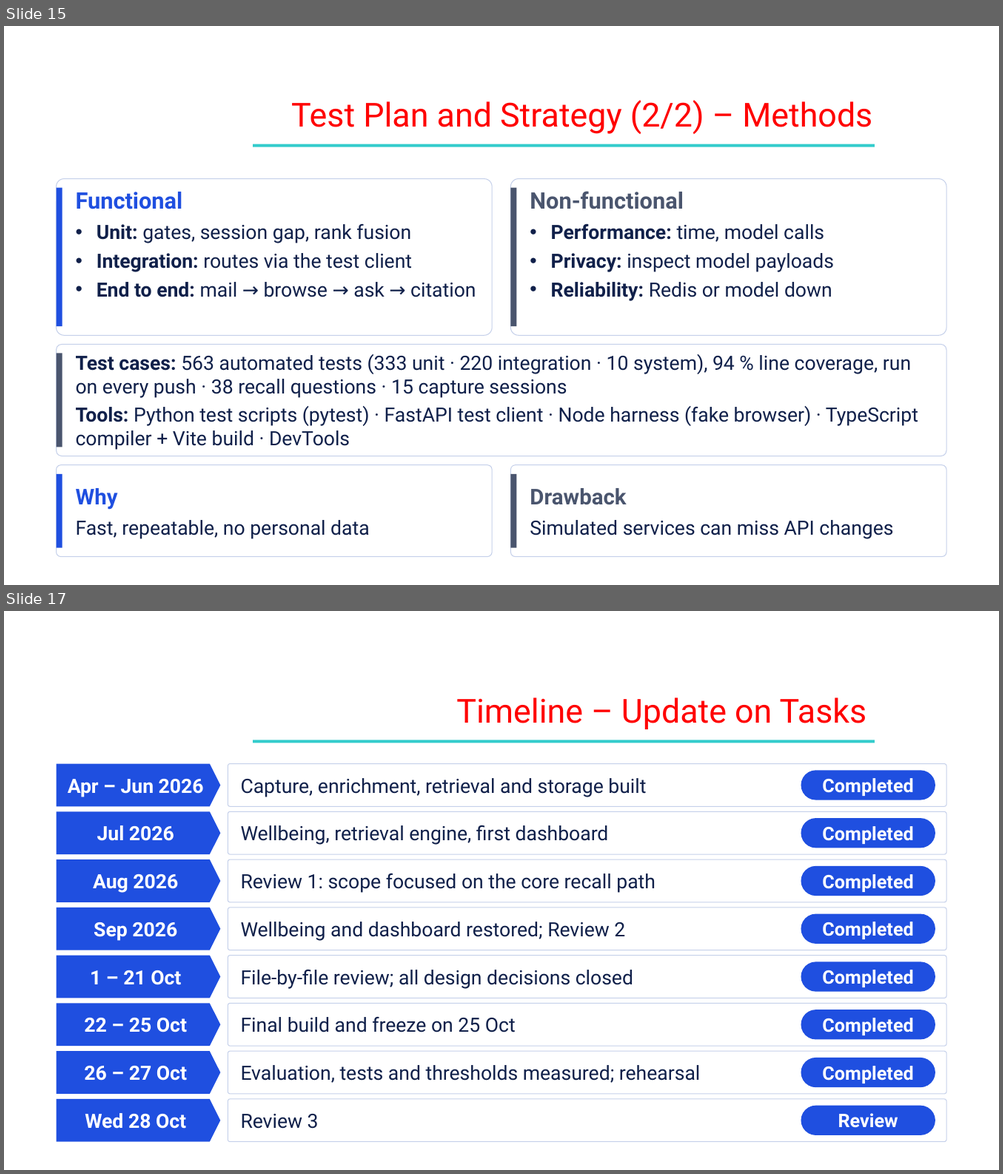
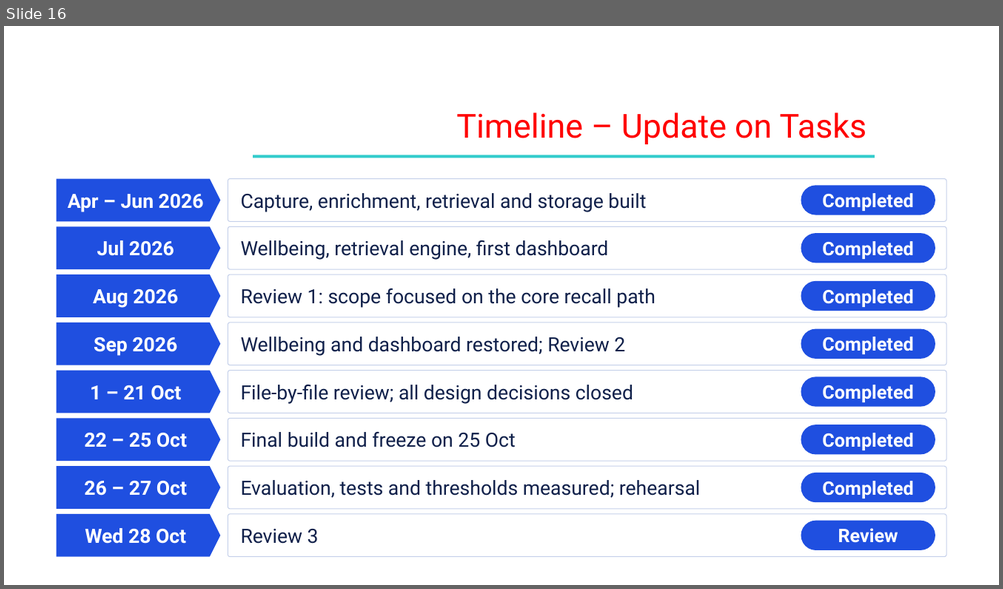
Before and after one commit to Shehzaad-khan/Efficient-Contextualized-History-Orchestrator-E.C.H.O, a slide deck: docs/Phase III/ECHO_Phase3_Review3.pptx. Shown one above the other, each under a label of ours: slides 15 and 17 before the commit, slide 16 after it; the slides between them are not shown. The pictures are 1003x1174 and 1003x589 pixels, drawn with LibreOffice and Linux fonts; fonts in the diff are those of the drawing; background and template pictures are left out. Boxes give left, top, right and bottom in pixels: in the first picture for what was removed or moved away, otherwise in the second. Text is boxed around its words. In the diff, an @@ line names an element or a change of style, - is before the commit and + after.

Commit message:
feat: Implement E.C.H.O Desktop Extension with logo and server integration
- Added a new desktop extension for E.C.H.O, including a manifest file, launch script, and logo.
- Updated README to include installation instructions for the desktop extension.
- Refactored server code to support the new extension and included the E.C.H.O logo in the handshake.
- Created a build script to package the extension into a .mcpb file.
- Enhanced integration tests to verify the presence of the logo in the server handshake.
- Revised slide text draft to clarify the E.C.H.O functionality and scope.

```diff
--- a/docs/Phase III/ECHO_Phase3_Review3.pptx
+++ b/docs/Phase III/ECHO_Phase3_Review3.pptx
@@ slide 15 removed at <box>4,26,999,585</box>, background picture (left out) @@
@@ text removed at <box>291,100,872,134</box> @@
-Test Plan and Strategy (2/2) – Methods
@@ rectangle removed at <box>253,144,874,147</box> @@
@@ rounded rectangle removed at <box>57,179,492,335</box> @@
@@ rounded rectangle removed at <box>511,179,946,335</box> @@
@@ rectangle removed at <box>57,188,62,326</box> @@
@@ text removed at <box>76,192,475,298</box> @@
-Functional
-• Unit: gates, session gap, rank fusion
-• Integration: routes via the test client
-• End to end: mail → browse → ask → citation
@@ rectangle removed at <box>511,188,517,326</box> @@
@@ text removed at <box>529,191,834,301</box> @@
-Non-functional
-• Performance: time, model calls
-• Privacy: inspect model payloads
-• Reliability: Redis or model down
@@ rounded rectangle removed at <box>57,345,946,457</box> @@
@@ rectangle removed at <box>57,354,62,448</box> @@
@@ text removed at <box>76,355,918,450</box> @@
-Test cases: 563 automated tests (333 unit · 220 integration · 10 system), 94 % line coverage, run on every push · 38 recall questions · 15 capture sessions
-Tools: Python test scripts (pytest) · FastAPI test client · Node harness (fake browser) · TypeScript compiler + Vite build · DevTools
@@ rounded rectangle removed at <box>57,466,492,557</box> @@
@@ rounded rectangle removed at <box>511,466,946,557</box> @@
@@ rectangle removed at <box>57,474,62,548</box> @@
@@ text removed at <box>76,488,370,540</box> @@
-Why
-Fast, repeatable, no personal data
@@ rectangle removed at <box>511,474,517,548</box> @@
@@ text removed at <box>529,488,893,540</box> @@
-Drawback
-Simulated services can miss API changes
@@ what was slide 17 is now slide 16 @@
```
Also in this commit, not shown: 9 slides changed, 1 slide added, 1 other slide removed, 11 other files.
